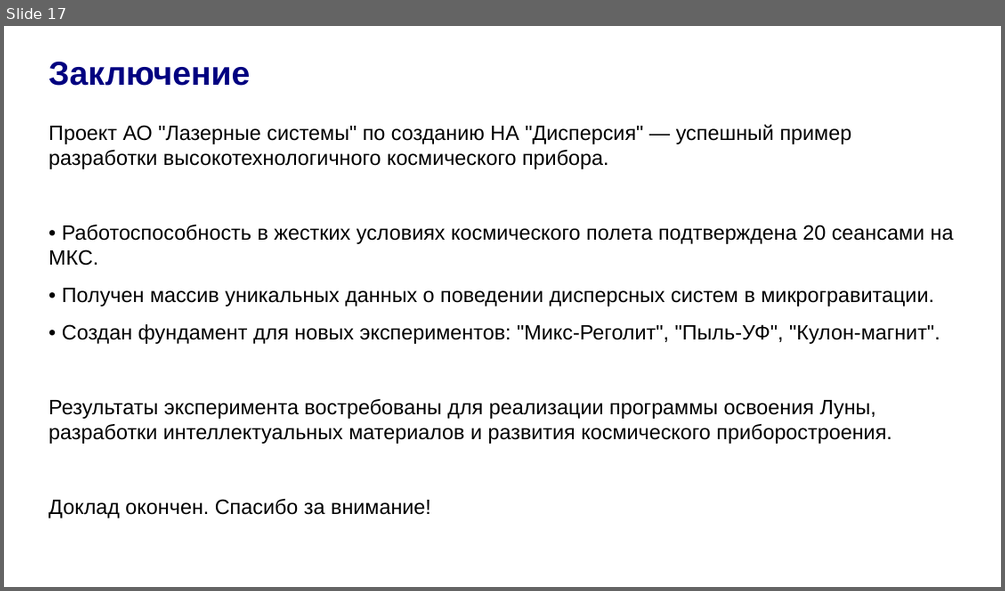
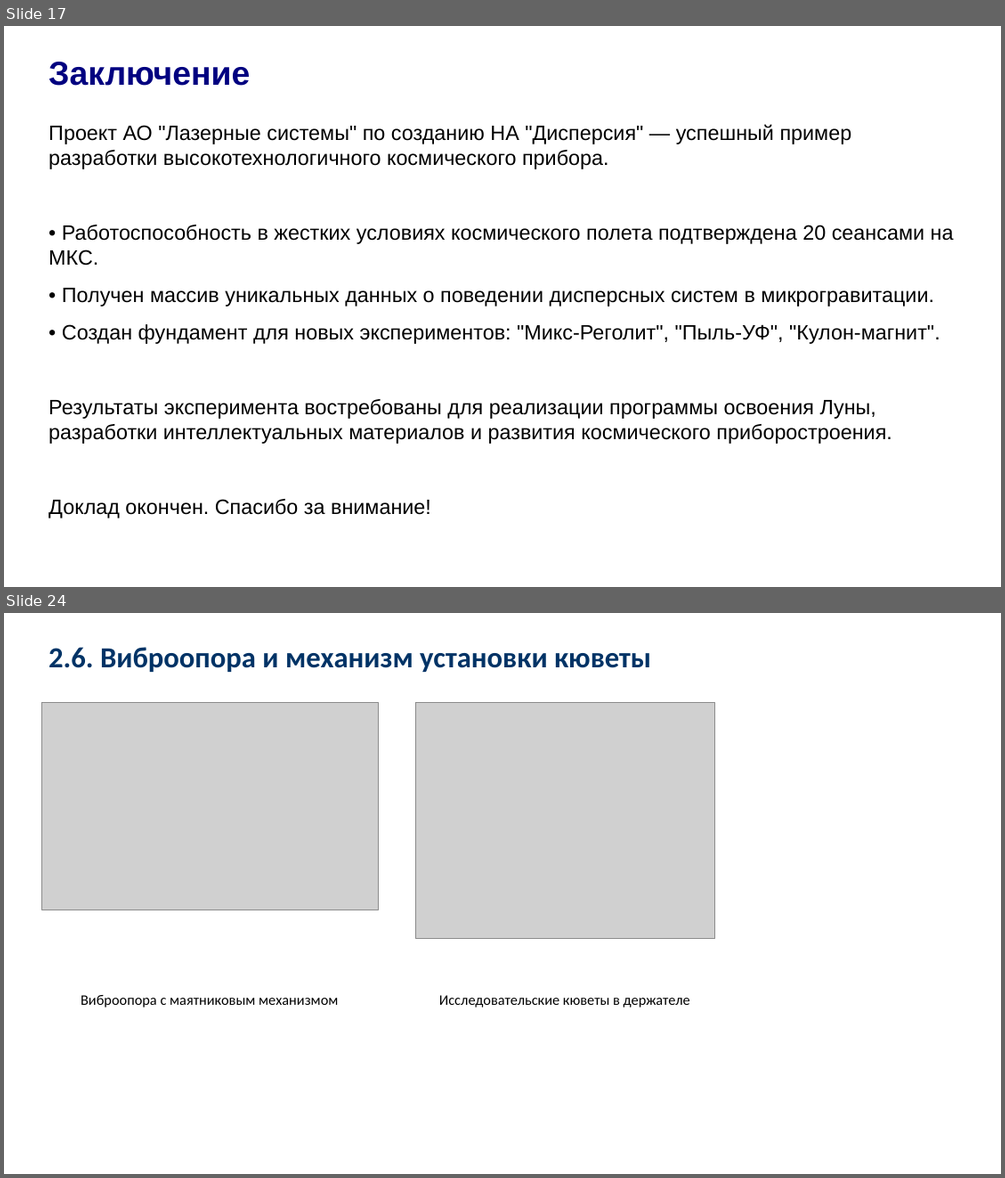
Before and after one commit to Evgeniy-makdak/Report_Project_Dispersion, a slide deck: Презентация_Дисперсия_Волков_Евгений.pptx. Shown one above the other, each under a label of ours: slide 17 before the commit, slides 17 and 24 after it; the slides between them are not shown. The pictures are 1005x591 and 1005x1178 pixels, drawn with LibreOffice and Linux fonts; fonts in the diff are those of the drawing; grey boxes stand for pictures. Boxes give left, top, right and bottom in pixels: in the first picture for what was removed or moved away, otherwise in the second. Text is boxed around its words. In the diff, an @@ line names an element or a change of style, - is before the commit and + after.

```diff
--- a/Презентация_Дисперсия_Волков_Евгений.pptx
+++ b/Презентация_Дисперсия_Волков_Евгений.pptx
@@ slide 24 added at bbox=[4, 613, 1001, 1174], background #FFFFFF @@
@@ text added at bbox=[48, 647, 651, 672], 28 pt, text #003366, bold @@
+2.6. Виброопора и механизм установки кюветы
@@ picture added at bbox=[41, 703, 378, 910] @@
@@ picture added at bbox=[415, 703, 714, 938] @@
@@ text added at bbox=[81, 995, 338, 1007], 14 pt, text #000000 @@
+Виброопора с маятниковым механизмом
@@ text added at bbox=[439, 995, 690, 1007], 14 pt, text #000000 @@
+Исследовательские кюветы в держателе
```
Also in this commit, not shown: 11 other slides added, 1 other file.
